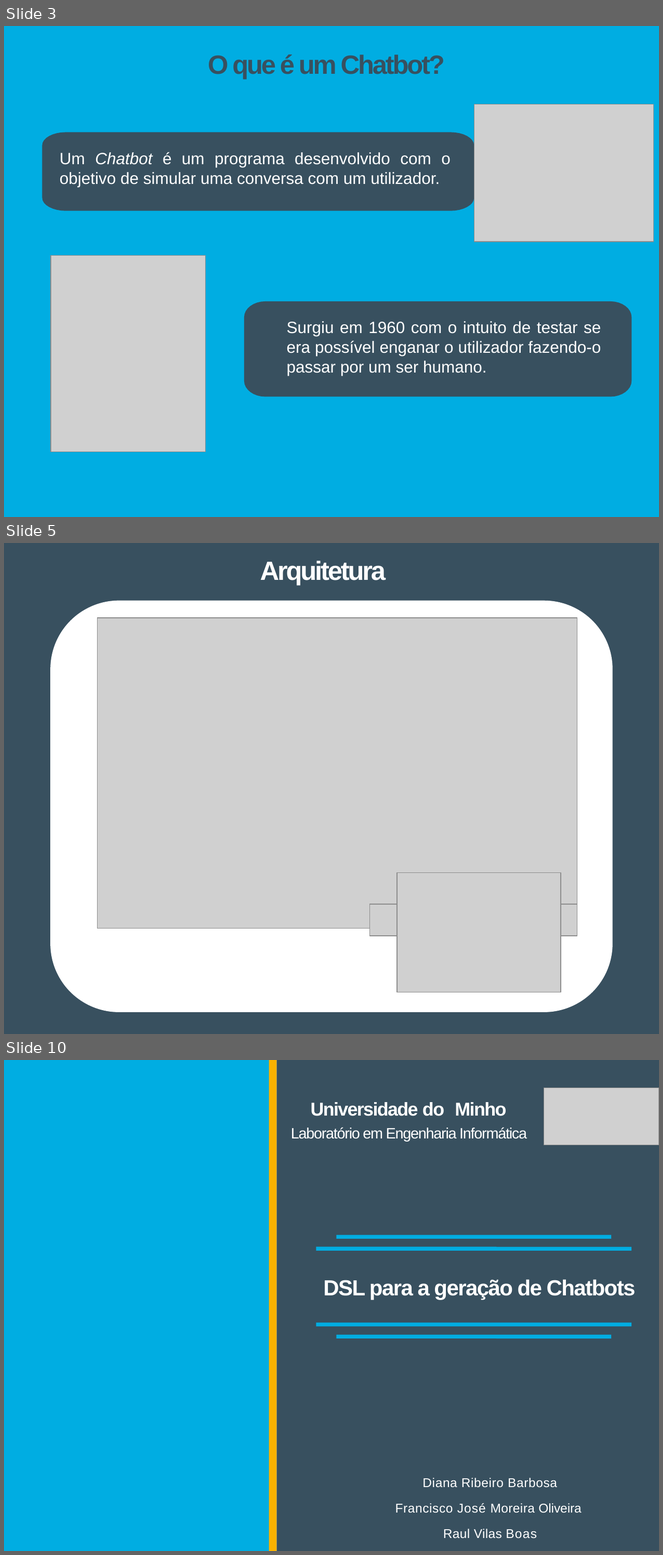
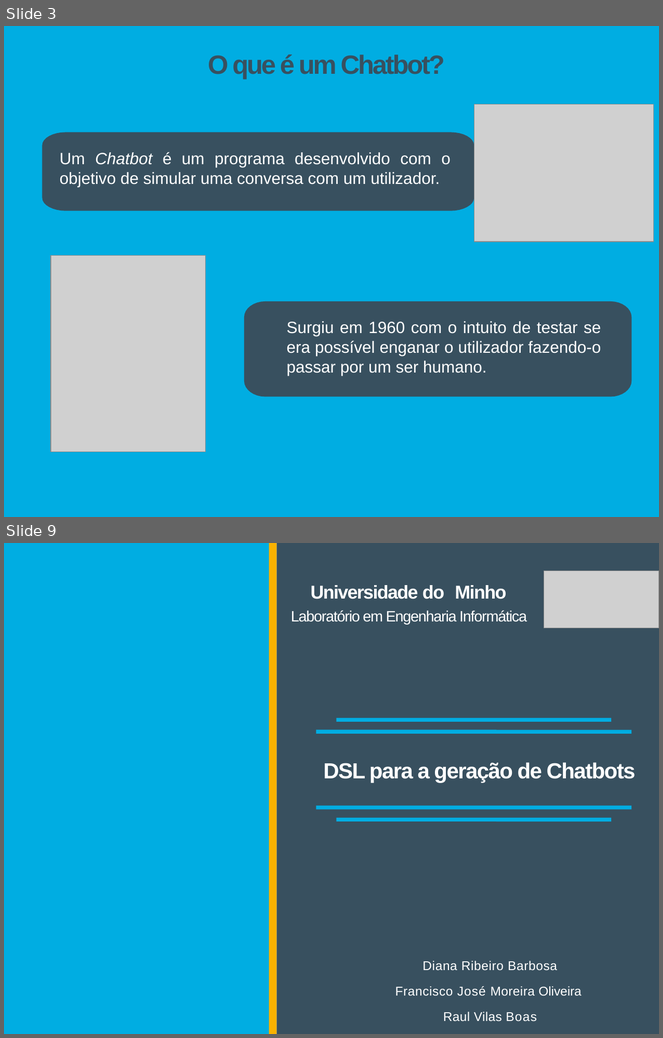
Before and after one commit to Tibblue/PLC, a slide deck: LEI/apresentações/apresLEI.pptx. Shown one above the other, each under a label of ours: slides 3, 5 and 10 before the commit, slides 3 and 9 after it; the slides between them are not shown. The pictures are 663x1555 and 663x1038 pixels, drawn with LibreOffice and Linux fonts; fonts in the diff are those of the drawing; grey boxes stand for pictures; background and template pictures are left out. Boxes give left, top, right and bottom in pixels: in the first picture for what was removed or moved away, otherwise in the second. Text is boxed around its words. In the diff, an @@ line names an element or a change of style, - is before the commit and + after.

```diff
--- a/LEI/apresentações/apresLEI.pptx
+++ b/LEI/apresentações/apresLEI.pptx
@@ slide 5 removed at [4, 543, 659, 1034], background #FFFFFF @@
@@ freeform shape removed at [4, 543, 659, 1034] @@
@@ title removed at [260, 561, 386, 585] @@
-Arquitetura
@@ rounded rectangle removed at [50, 601, 613, 1013] @@
@@ picture removed at [98, 618, 577, 928] @@
@@ picture removed at [397, 873, 561, 992] @@
@@ picture removed at [370, 905, 577, 936] @@
@@ what was slide 10 is now slide 9 @@
```
Also in this commit, not shown: 4 slides changed.
